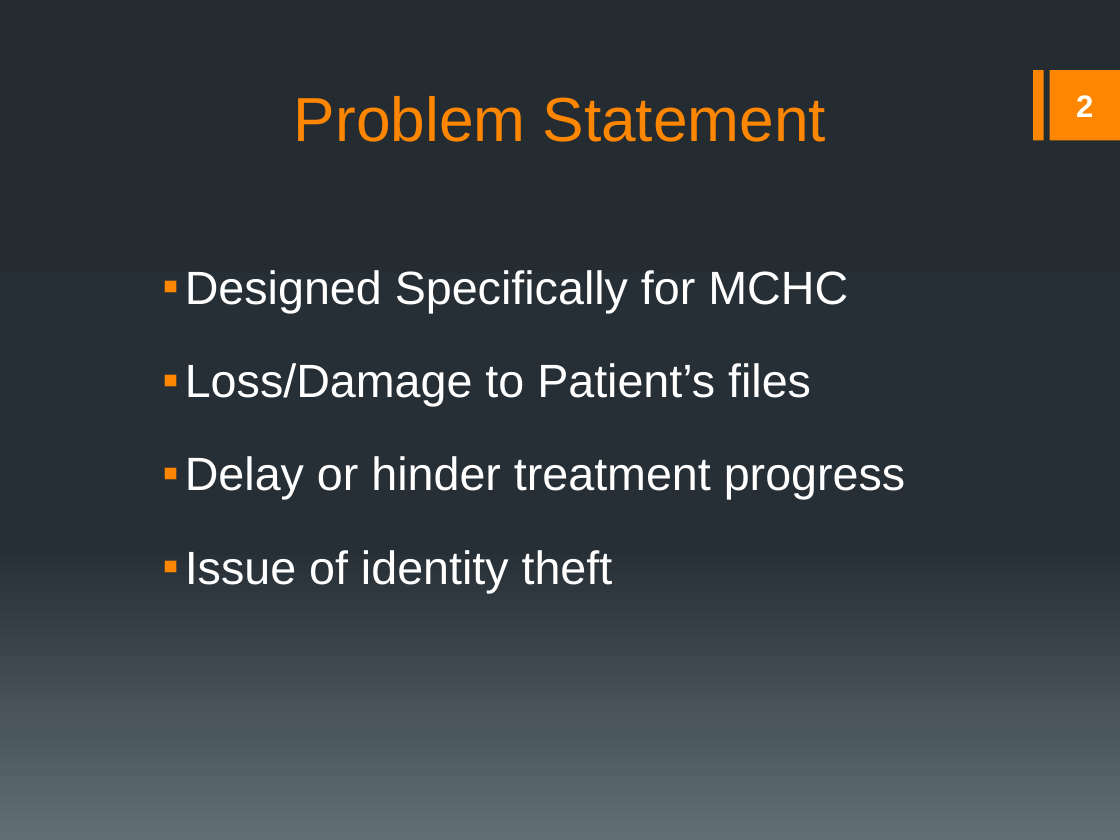
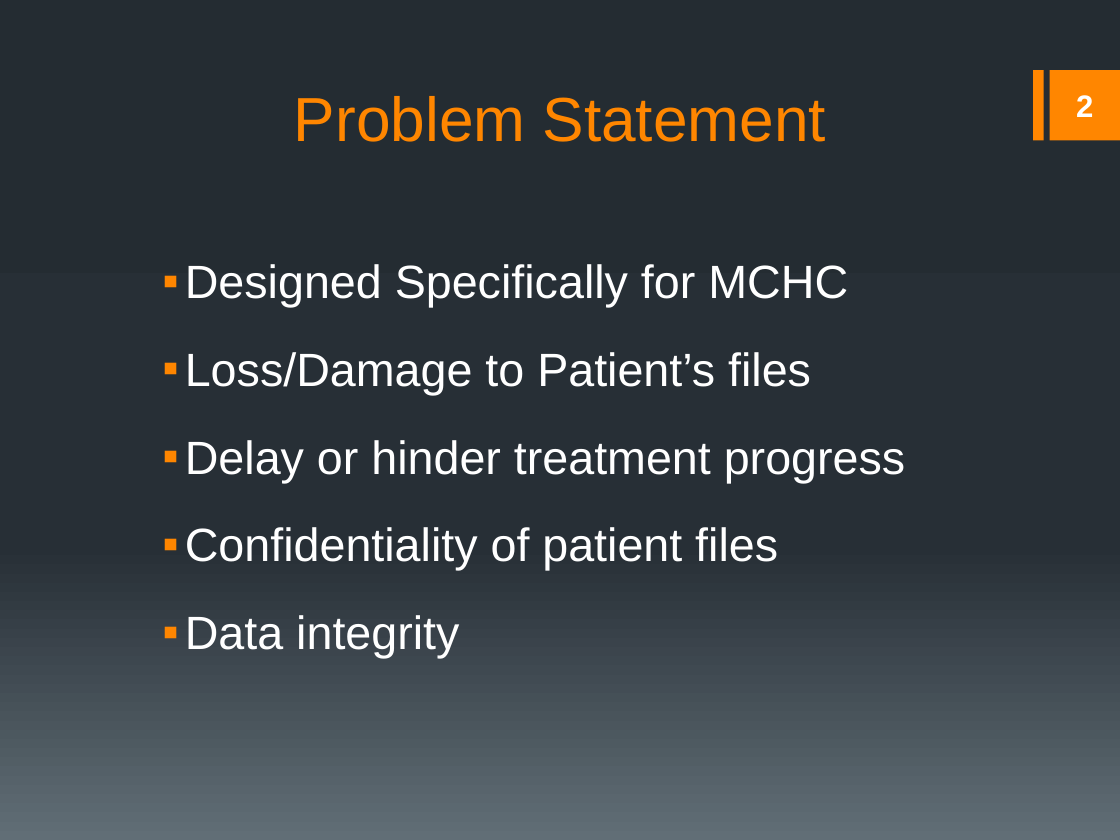
Before and after one commit to rmkane/semrs, a slide deck: slide 2 of Documentation/Final_Presentation.pptx. Drawn at 1120x840 pixels with LibreOffice and Linux fonts; fonts in the diff are those of the drawing. Boxes give left, top, right and bottom in pixels: in the first picture for what was removed or moved away, otherwise in the second. Text is boxed around its words. In the diff, an @@ line names an element or a change of style, - is before the commit and + after.

```diff
--- a/Documentation/Final_Presentation.pptx
+++ b/Documentation/Final_Presentation.pptx
@@ text at box(185, 264, 905, 483): line spacing 1.5 to 1.4 @@
@@ text at box(185, 527, 778, 658): text changed @@
-  ▪ Issue of identity theft
+  ▪ Confidentiality of patient files
+  ▪ Data integrity
```
Also in this commit, not shown: 2 other slides changed, 1 slide added, 2 slides removed, 3 other files.
